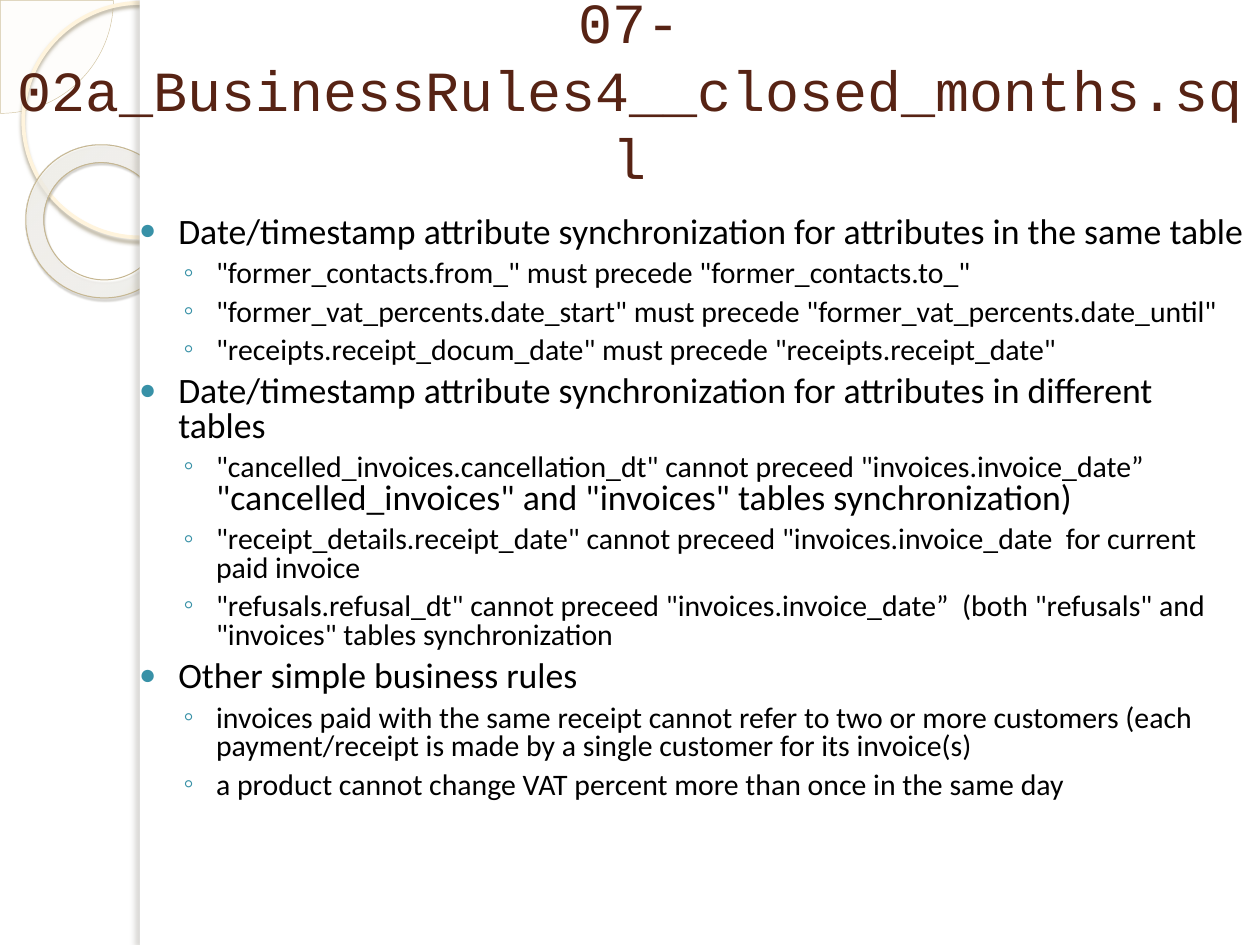
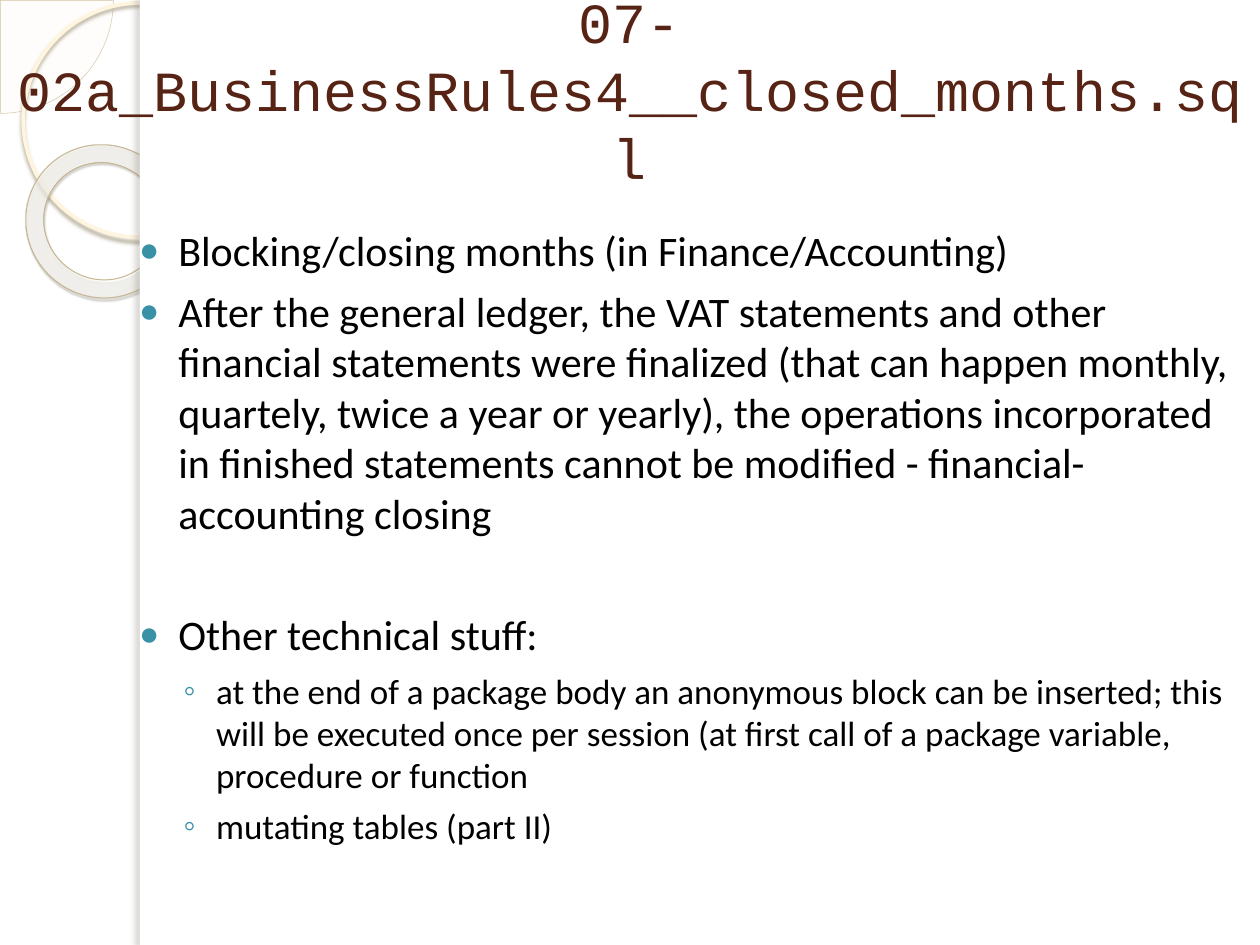
Before and after one commit to marinfotache/Database-Logic-in-Business-Applications, a slide deck: slide 4 of 07_Business Rules with PL SQL/07-02_en_Business Rules with PL SQL (2).pptx. Drawn at 1260x945 pixels with LibreOffice and Linux fonts; fonts in the diff are those of the drawing; background and template pictures are left out. Boxes give left, top, right and bottom in pixels: in the first picture for what was removed or moved away, otherwise in the second. Text is boxed around its words. In the diff, an @@ line names an element or a change of style, - is before the commit and + after.

```diff
--- a/07_Business Rules with PL SQL/07-02_en_Business Rules with PL SQL (2).pptx
+++ b/07_Business Rules with PL SQL/07-02_en_Business Rules with PL SQL (2).pptx
@@ text at [178,235,1228,845]: text changed; size 17 to 24 pt @@
-● Date/timestamp attribute synchronization for attributes in the same table
-  ◦ "former_contacts.from_" must precede "former_contacts.to_"
-  ◦ "former_vat_percents.date_start" must precede "former_vat_percents.date_until"
-  ◦ "receipts.receipt_docum_date" must precede "receipts.receipt_date"
-● Date/timestamp attribute synchronization for attributes in different tables
-  ◦ "cancelled_invoices.cancellation_dt" cannot preceed "invoices.invoice_date” "cancelled_invoices" and "invoices" tables synchronization)
-  ◦ "receipt_details.receipt_date" cannot preceed "invoices.invoice_date for current paid invoice
-  ◦ "refusals.refusal_dt" cannot preceed "invoices.invoice_date” (both "refusals" and "invoices" tables synchronization
-● Other simple business rules
-  ◦ invoices paid with the same receipt cannot refer to two or more customers (each payment/receipt is made by a single customer for its invoice(s)
-  ◦ a product cannot change VAT percent more than once in the same day
+● Blocking/closing months (in Finance/Accounting)
+● After the general ledger, the VAT statements and other financial statements were finalized (that can happen monthly, quartely, twice a year or yearly), the operations incorporated in finished statements cannot be modified - financial-accounting closing
+● Other technical stuff:
+  ◦ at the end of a package body an anonymous block can be inserted; this will be executed once per session (at first call of a package variable, procedure or function
+  ◦ mutating tables (part II)
```
Also in this commit, not shown: 1 other file.
